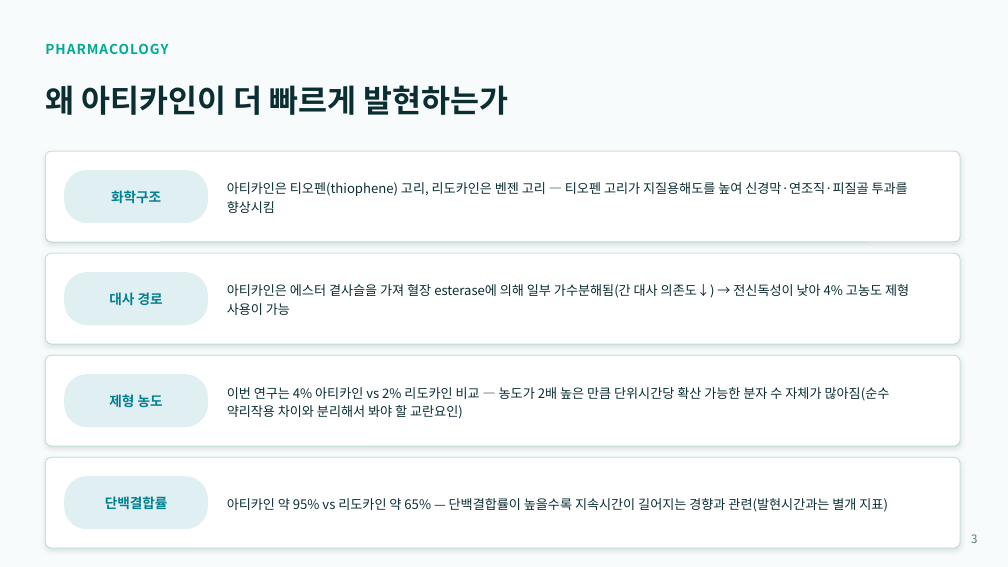
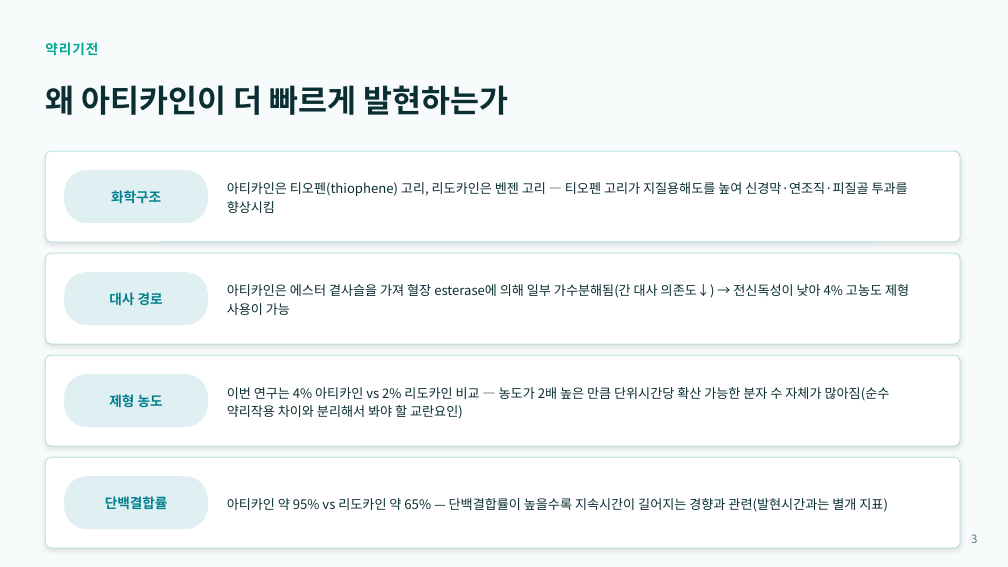
Before and after one commit to yojokem/-, a slide deck: slide 3 of 치과약리학실험2-논문발표/치과약리학실험2_논문발표.pptx. Drawn at 1008x567 pixels with LibreOffice and Linux fonts; fonts in the diff are those of the drawing. Boxes give left, top, right and bottom in pixels: in the first picture for what was removed or moved away, otherwise in the second. Text is boxed around its words. In the diff, an @@ line names an element or a change of style, - is before the commit and + after.

```diff
--- a/치과약리학실험2-논문발표/치과약리학실험2_논문발표.pptx
+++ b/치과약리학실험2-논문발표/치과약리학실험2_논문발표.pptx
@@ text at bbox=[45, 42, 98, 56]: text changed @@
-PHARMACOLOGY
+약리기전
```
Also in this commit, not shown: 10 other slides changed, 1 other file.
